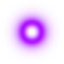
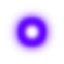
Before/after of a w=64, h=64 layered artwork. What changed in the layer stack:
painted on "Ellipse 1" over [14, 14, 50, 50]
painted on "Ellipse 1 copie 3" over [12, 10, 52, 54]
painted on "Ellipse 1 copie 2" over [9, 6, 55, 58]
painted on "Ellipse 1 copie" over [4, 4, 60, 60]
hid "Ellipse 1 copie 4" over [3, 4, 61, 60]
